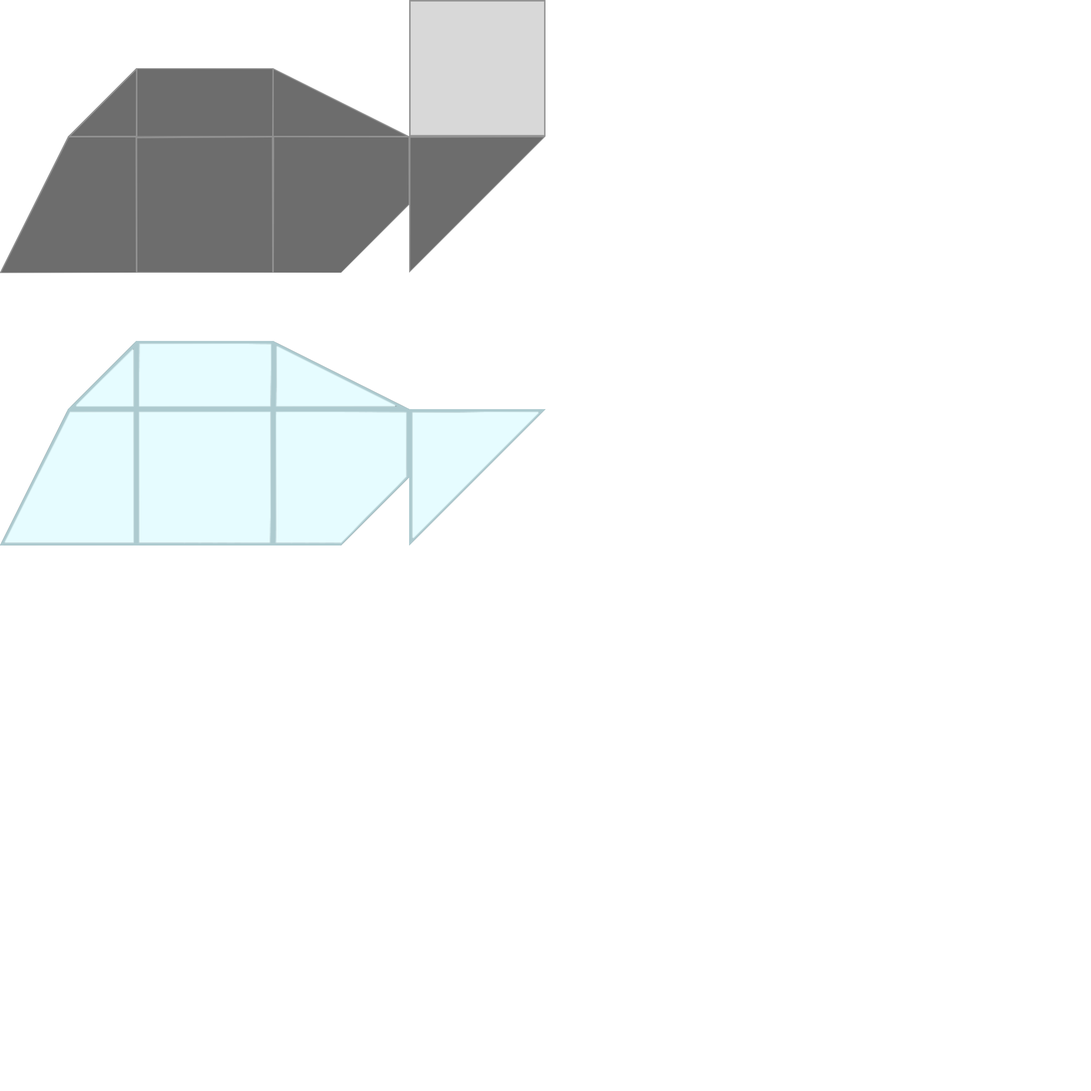
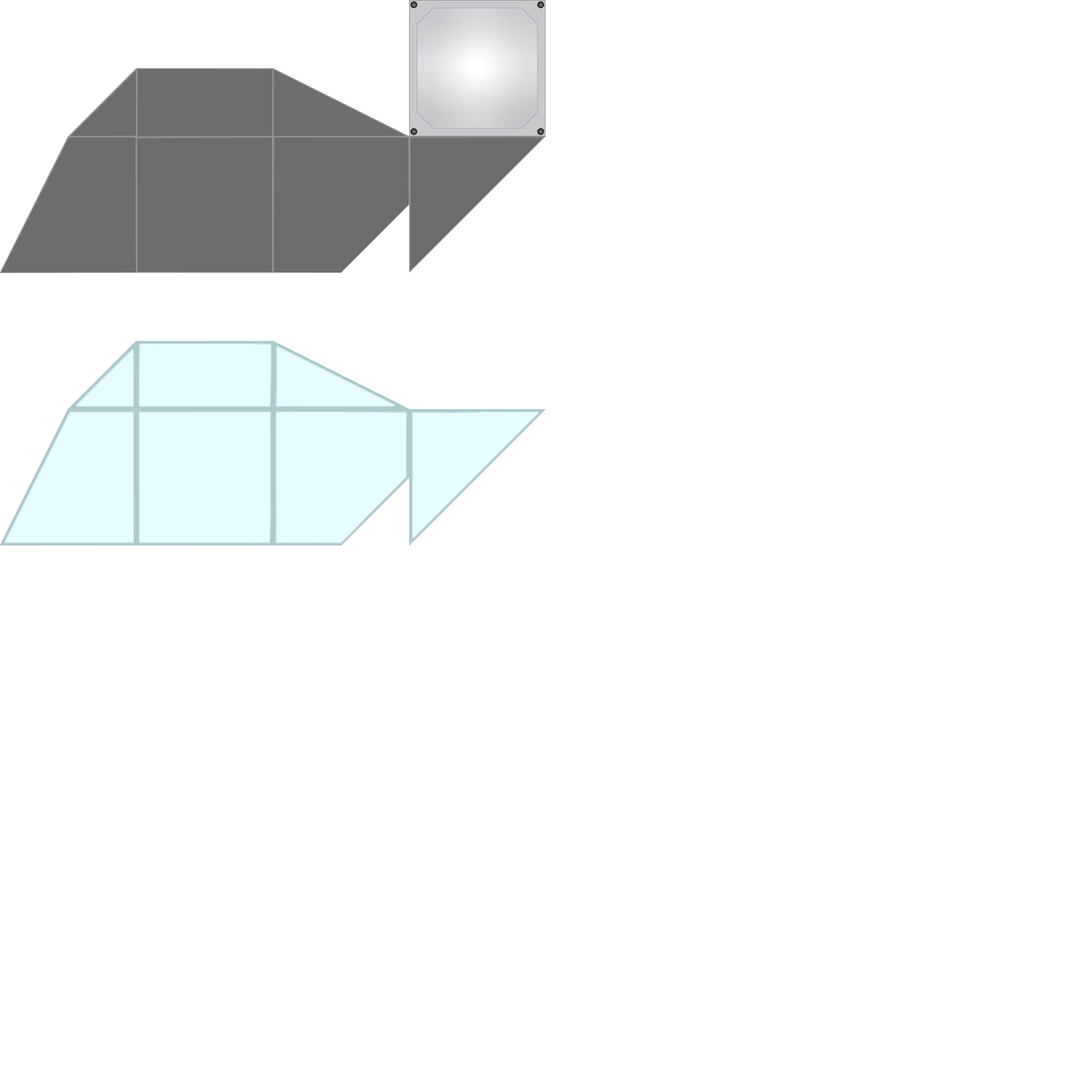
Layer changes from the first w=1091, h=1091 image to the second:
added layer "FLOOR_TILE.png" above "Layer 5(pasted)" over [409, 0, 546, 137]
